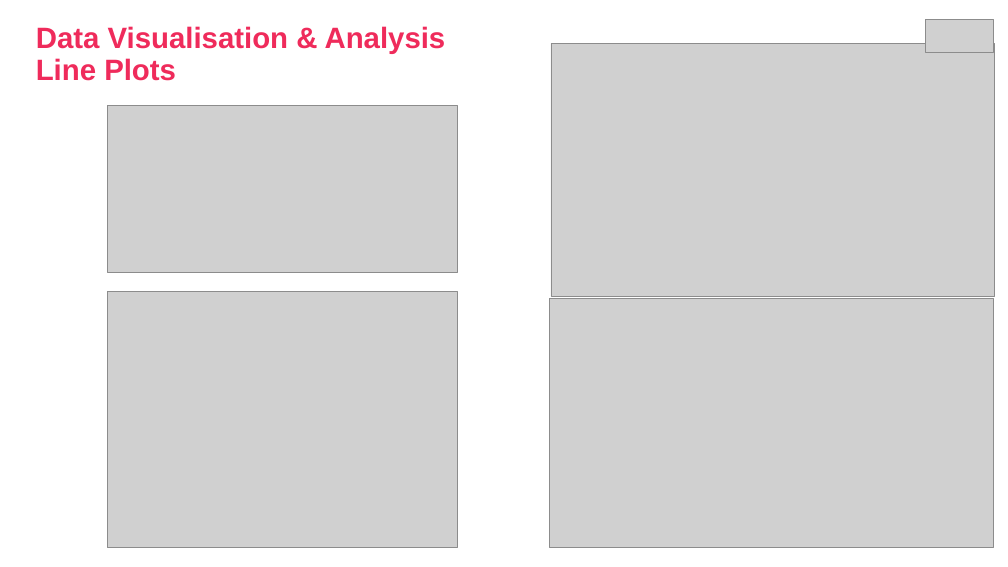
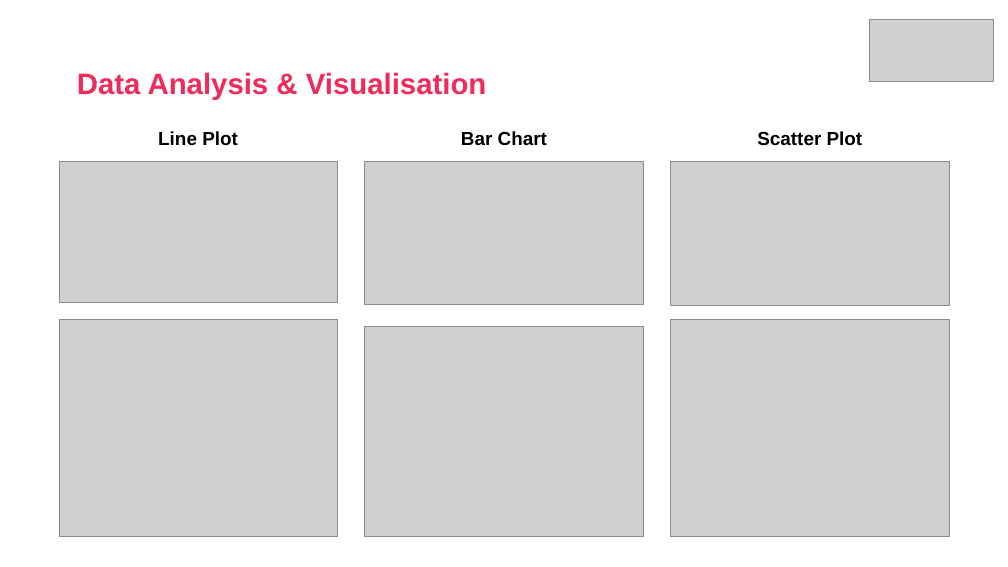
Before and after one commit to DanielSchipfer/assignment2, a slide deck: slide 4 of assignment2_presentation.pptx. Drawn at 1008x567 pixels with LibreOffice and Linux fonts; fonts in the diff are those of the drawing; grey boxes stand for pictures. Boxes give left, top, right and bottom in pixels: in the first picture for what was removed or moved away, otherwise in the second. Text is boxed around its words. In the diff, an @@ line names an element or a change of style, - is before the commit and + after.

```diff
--- a/assignment2_presentation.pptx
+++ b/assignment2_presentation.pptx
@@ picture: place and size @@
-picture at box(926, 19, 994, 52)
+picture at box(869, 19, 993, 81)
@@ picture removed at box(551, 44, 995, 297) @@
@@ title at box(77, 72, 487, 100): text changed @@
-Data Visualisation & Analysis
-Line Plots
+Data Analysis & Visualisation
@@ text added at box(158, 131, 238, 146), 18 pt, text #000000, bold @@
+Line Plot
@@ text added at box(461, 131, 547, 146), 18 pt, text #000000, bold @@
+Bar Chart
@@ text added at box(757, 131, 863, 146), 18 pt, text #000000, bold @@
+Scatter Plot
@@ picture: place and size @@
-picture at box(107, 105, 457, 271)
+picture at box(59, 161, 337, 302)
@@ picture added at box(365, 161, 644, 304) @@
@@ picture added at box(671, 161, 949, 306) @@
@@ picture: place and size @@
-picture at box(107, 291, 457, 547)
+picture at box(59, 319, 337, 537)
@@ picture added at box(365, 327, 644, 537) @@
@@ picture: place and size @@
-picture at box(550, 298, 994, 547)
+picture at box(671, 319, 949, 537)
```
Also in this commit, not shown: 6 slides added, 2 slides removed.
